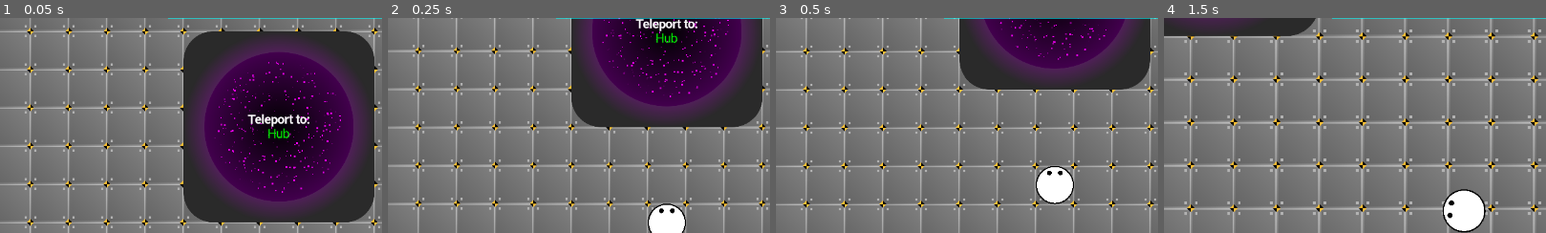
Above: before the commit, frames 1-4 (left to right).
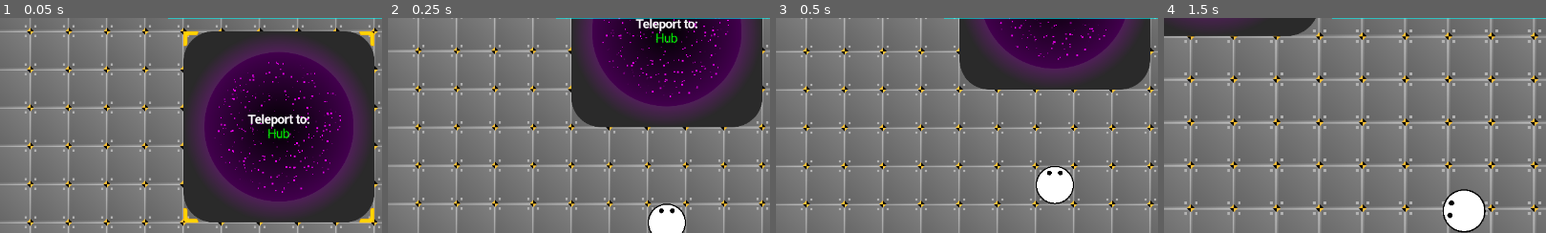
Above: after the commit, the same moments.

Repository: TrueSunGaming/industrial-revolution-2
Game: Godot game, scene res://scenes/main.tscn
Same seed, same stepped clock (60 frames per second), same inputs: the game is played once before the commit and once after it.
Inputs (mouse positions are % of the whole screen's width and height, from its top left):
- Up to frame 1 (0.05 s): no input
- Up to frame 2 (0.25 s): no input
- Up to frame 3 (0.5 s): no input
- Up to frame 4 (1.5 s): move the mouse to (72, 45) at 0.52 s; hold D (right) 0.53-1.28 s; click (72, 45) at 0.6 s; move the mouse to (30, 55) at 1.27 s; hold S (down) from 1.28 s (still down); tap Mouse wheel up (zoomin) at 1.35 s; click (30, 55) at 1.42 s
The pictures show only the part of the screen within x 14-64%, y 14-64%; the shares and areas given below are measured in that part.

The runs differ from the first frame. In frame 1, 0.5% of the frame differs, in the area x 48-98%, y 6-96%; in frame 2, nothing differs; in frame 3, nothing differs; in frame 4, nothing differs.

Commit message:
add hover indicator

Diff:
--- a/global/global.gd
+++ b/global/global.gd
@@ -102,4 +102,39 @@
 	return clamp_deg(a - b)
 
 func center_rotation_displacement(rect: Rect2, deg: float) -> Vector2:
-	return (rect.size.rotated(deg_to_rad(deg)) - rect.size) / 2
+	return rect.get_center().rotated(deg_to_rad(deg)) - rect.get_center()
+
+func rotate_around(point: Vector2, center: Vector2, rad: float) -> Vector2:
+	return center + (point - center).rotated(rad)
+
+func rotated_bounding_box(rect: Rect2, deg: float) -> Rect2:
+	var points := [
+		rect.position,
+		rect.position + Vector2(rect.size.x, 0),
+		rect.position + Vector2(0, rect.size.y),
+		rect.position + rect.size
+	]
+
+	var rotated := points.map(func (v: Vector2): return rotate_around(v, rect.get_center(), deg_to_rad(deg)))
+	var rotated_x := rotated.map(func (v: Vector2): return v.x)
+	var rotated_y := rotated.map(func (v: Vector2): return v.y)
+
+	var top_left := Vector2(rotated_x.min(), rotated_y.min())
+	var bottom_right := Vector2(rotated_x.max(), rotated_y.max())
+
+	return Rect2(top_left, bottom_right - top_left)
+
+func set_hover_indicator_id(id: int) -> void:
+	if not refs.hover_indicator: return
+
+	refs.hover_indicator.instance_id = id
+
+func set_hover_indicator_rect(rect: Rect2) -> void:
+	if not refs.hover_indicator: return
+
+	refs.hover_indicator.rect = rect
+
+func show_hover_indicator(visible := true) -> void:
+	if not refs.hover_indicator: return
+
+	refs.hover_indicator.visible = visible
--- a/global/refs.gd
+++ b/global/refs.gd
@@ -7,6 +7,7 @@
 var main: Main
 var factory: Factory
 var world_container: WorldContainer
+var hover_indicator: HoverIndicator
 
 const preloaded = [
 	preload("res://scenes/factory/tile_sys/tiles/Portal.tres")
--- /dev/null
+++ b/scenes/HoverIndicator.gd
@@ -0,0 +1,37 @@
+class_name HoverIndicator extends Node2D
+
+@export var instance_id := -1:
+	set(val):
+		var instance := TileEntityInstance.get_tile(val)
+
+		visible = instance != null or instance_id < 0
+
+		if val == instance_id: return
+		instance_id = val
+
+		if not instance:
+			if instance_id >= 0:
+				printerr("Failed to focus HoverIndicator on " + str(instance_id) + ": Instance not found")
+			return
+
+		rect = Rect2(instance.render_position, instance.placement_rect.size * refs.world_container.world.tile_size)
+
+@export var rect: Rect2:
+	set(val):
+		if val == rect: return
+		rect = val
+
+		position = val.position
+		tile_size = val.size
+
+var tile_size: Vector2:
+	set(val):
+		if val == tile_size: return
+		tile_size = val
+
+		$TopRight.position.x = val.x
+		$BottomLeft.position.y = val.y
+		$BottomRight.position = val
+
+func _ready() -> void:
+	refs.hover_indicator = self
--- /dev/null
+++ b/scenes/HoverIndicator.tscn
@@ -0,0 +1,104 @@
+[gd_scene load_steps=5 format=3 uid="uid://buai8d8hvtj3i"]
+
+[ext_resource type="Texture2D" uid="uid://dsiltppr5eopd" path="res://scenes/hover_indicator.svg" id="1_w4m64"]
+[ext_resource type="Script" path="res://scenes/HoverIndicator.gd" id="2_km5wh"]
+
+[sub_resource type="Animation" id="Animation_3s1yy"]
+resource_name = "pulse"
+loop_mode = 1
+tracks/0/type = "value"
+tracks/0/imported = false
+tracks/0/enabled = true
+tracks/0/path = NodePath("TopLeft/Sprite2D:offset")
+tracks/0/interp = 1
+tracks/0/loop_wrap = true
+tracks/0/keys = {
+"times": PackedFloat32Array(0, 0.5, 1),
+"transitions": PackedFloat32Array(-2, -2, -2),
+"update": 0,
+"values": [Vector2(0, 0), Vector2(-10, -10), Vector2(0, 0)]
+}
+tracks/1/type = "value"
+tracks/1/imported = false
+tracks/1/enabled = true
+tracks/1/path = NodePath("TopRight/Sprite2D2:offset")
+tracks/1/interp = 1
+tracks/1/loop_wrap = true
+tracks/1/keys = {
+"times": PackedFloat32Array(0, 0.5, 1),
+"transitions": PackedFloat32Array(-2, -2, -2),
+"update": 0,
+"values": [Vector2(0, 0), Vector2(-10, -10), Vector2(0, 0)]
+}
+tracks/2/type = "value"
+tracks/2/imported = false
+tracks/2/enabled = true
+tracks/2/path = NodePath("BottomLeft/Sprite2D3:offset")
+tracks/2/interp = 1
+tracks/2/loop_wrap = true
+tracks/2/keys = {
+"times": PackedFloat32Array(0, 0.5, 1),
+"transitions": PackedFloat32Array(-2, -2, -2),
+"update": 0,
+"values": [Vector2(0, 0), Vector2(-10, -10), Vector2(0, 0)]
+}
+tracks/3/type = "value"
+tracks/3/imported = false
+tracks/3/enabled = true
+tracks/3/path = NodePath("BottomRight/Sprite2D4:offset")
+tracks/3/interp = 1
+tracks/3/loop_wrap = true
+tracks/3/keys = {
+"times": PackedFloat32Array(0, 0.5, 1),
+"transitions": PackedFloat32Array(-2, -2, -2),
+"update": 0,
+"values": [Vector2(0, 0), Vector2(-10, -10), Vector2(0, 0)]
+}
+
+[sub_resource type="AnimationLibrary" id="AnimationLibrary_5vawd"]
+_data = {
+"pulse": SubResource("Animation_3s1yy")
+}
+
+[node name="HoverIndicator" type="Node2D"]
+script = ExtResource("2_km5wh")
+
+[node name="TopLeft" type="Node2D" parent="."]
+
+[node name="Sprite2D" type="Sprite2D" parent="TopLeft"]
+scale = Vector2(0.5, 0.5)
+texture = ExtResource("1_w4m64")
+centered = false
+
+[node name="TopRight" type="Node2D" parent="."]
+position = Vector2(64, 0)
+
+[node name="Sprite2D2" type="Sprite2D" parent="TopRight"]
+rotation = 1.5708
+scale = Vector2(0.5, 0.5)
+texture = ExtResource("1_w4m64")
+centered = false
+
+[node name="BottomLeft" type="Node2D" parent="."]
+position = Vector2(0, 64)
+
+[node name="Sprite2D3" type="Sprite2D" parent="BottomLeft"]
+rotation = -1.5708
+scale = Vector2(0.5, 0.5)
+texture = ExtResource("1_w4m64")
+centered = false
+
+[node name="BottomRight" type="Node2D" parent="."]
+position = Vector2(64, 64)
+
+[node name="Sprite2D4" type="Sprite2D" parent="BottomRight"]
+rotation = 3.14159
+scale = Vector2(0.5, 0.5)
+texture = ExtResource("1_w4m64")
+centered = false
+
+[node name="AnimationPlayer" type="AnimationPlayer" parent="."]
+libraries = {
+"": SubResource("AnimationLibrary_5vawd")
+}
+autoplay = "pulse"
--- a/scenes/factory/WorldContainer.gd
+++ b/scenes/factory/WorldContainer.gd
@@ -6,6 +6,7 @@
 var last_tick: float = -1
 
 func _ready() -> void:
+	refs.world_container = self
 	last_tick = Time.get_unix_time_from_system()
 
 func check_tick() -> void:
@@ -21,6 +22,17 @@
 
 	for i in world.render_buffer: render_tile(i)
 	world.render_buffer = []
+
+	var found_hover := false
+
+	if refs.factory.visible:
+		for i in world.tiles:
+			if i.render_rect.has_point(get_local_mouse_position()):
+				global.set_hover_indicator_id(i.id)
+				found_hover = true
+				break
+
+	if not found_hover: global.show_hover_indicator(false)
 
 func should_free_tile_node(instance: TileEntityInstance) -> bool:
 	if not instance.node_ref: return false
--- a/scenes/factory/tile_sys/TileEntityInstance.gd
+++ b/scenes/factory/tile_sys/TileEntityInstance.gd
@@ -62,6 +62,17 @@
 
 		return world.tile_to_world(position - global.center_rotation_displacement(placement_rect, rotation))
 
+var render_rect: Rect2:
+	get:
+		if not world: return Rect2()
+
+		var rect := global.rotated_bounding_box(placement_rect, rotation)
+
+		return Rect2(
+			world.tile_to_world(rect.position),
+			rect.size * world.tile_size
+		)
+
 func _init() -> void:
 	id = next_id
 	next_id += 1
--- /dev/null
+++ b/scenes/hover_indicator.svg
@@ -0,0 +1,169 @@
+<?xml version="1.0" encoding="UTF-8" standalone="no"?>
+<!-- Created with Inkscape (http://www.inkscape.org/) -->
+
+<svg
+   width="25"
+   height="25"
+   viewBox="0 0 6.6145832 6.6145832"
+   version="1.1"
+   id="svg1"
+   inkscape:version="1.3.2 (091e20e, 2023-11-25, custom)"
+   sodipodi:docname="select.svg"
+   xmlns:inkscape="http://www.inkscape.org/namespaces/inkscape"
+   xmlns:sodipodi="http://sodipodi.sourceforge.net/DTD/sodipodi-0.dtd"
+   xmlns="http://www.w3.org/2000/svg"
+   xmlns:svg="http://www.w3.org/2000/svg">
+  <sodipodi:namedview
+     id="namedview1"
+     pagecolor="#505050"
+     bordercolor="#ffffff"
+     borderopacity="1"
+     inkscape:showpageshadow="0"
+     inkscape:pageopacity="0"
+     inkscape:pagecheckerboard="1"
+     inkscape:deskcolor="#505050"
+     inkscape:document-units="px"
+     inkscape:zoom="22.435241"
+     inkscape:cx="22.642948"
+     inkscape:cy="14.552997"
+     inkscape:window-width="1920"
+     inkscape:window-height="1001"
+     inkscape:window-x="2391"
+     inkscape:window-y="-9"
+     inkscape:window-maximized="1"
+     inkscape:current-layer="layer1" />
+  <defs
+     id="defs1">
+    <inkscape:path-effect
+       effect="fillet_chamfer"
+       id="path-effect17"
+       is_visible="true"
+       lpeversion="1"
+       nodesatellites_param="F,0,0,1,0,2,0,1 @ F,0,0,1,0,0,0,1 @ F,0,0,1,0,0,0,1 @ F,0,0,1,0,0,0,1 @ F,0,0,1,0,0,0,1 @ F,0,0,1,0,1,0,1 @ F,0,0,1,0,0,0,1 @ F,0,0,1,0,0,0,1 @ F,0,0,1,0,0,0,1 @ F,0,0,1,0,0,0,1"
+       radius="0"
+       unit="px"
+       method="auto"
+       mode="F"
+       chamfer_steps="1"
+       flexible="false"
+       use_knot_distance="true"
+       apply_no_radius="true"
+       apply_with_radius="true"
+       only_selected="false"
+       hide_knots="false" />
+    <inkscape:path-effect
+       effect="fillet_chamfer"
+       id="path-effect15"
+       is_visible="true"
+       lpeversion="1"
+       nodesatellites_param="F,0,0,1,0,2,0,1 @ F,0,0,1,0,0,0,1 @ F,0,0,1,0,0,0,1 @ F,0,0,1,0,0,0,1 @ F,0,0,1,0,0,0,1 @ F,0,0,1,0,1,0,1 @ F,0,0,1,0,0,0,1 @ F,0,0,1,0,0,0,1 @ F,0,0,1,0,0,0,1 @ F,0,0,1,0,0,0,1"
+       radius="0"
+       unit="px"
+       method="auto"
+       mode="F"
+       chamfer_steps="1"
+       flexible="false"
+       use_knot_distance="true"
+       apply_no_radius="true"
+       apply_with_radius="true"
+       only_selected="false"
+       hide_knots="false" />
+    <inkscape:path-effect
+       effect="fillet_chamfer"
+       id="path-effect13"
+       is_visible="true"
+       lpeversion="1"
+       nodesatellites_param="F,0,0,1,0,2,0,1 @ F,0,0,1,0,0,0,1 @ F,0,0,1,0,0,0,1 @ F,0,0,1,0,0,0,1 @ F,0,0,1,0,0,0,1 @ F,0,0,1,0,1,0,1 @ F,0,0,1,0,0,0,1 @ F,0,0,1,0,0,0,1 @ F,0,0,1,0,0,0,1 @ F,0,0,1,0,0,0,1"
+       radius="0"
+       unit="px"
+       method="auto"
+       mode="F"
+       chamfer_steps="1"
+       flexible="false"
+       use_knot_distance="true"
+       apply_no_radius="true"
+       apply_with_radius="true"
+       only_selected="false"
+       hide_knots="false" />
+    <inkscape:path-effect
+       effect="fillet_chamfer"
+       id="path-effect8"
+       is_visible="true"
+       lpeversion="1"
+       nodesatellites_param="F,0,0,1,0,2,0,1 @ F,0,0,1,0,0,0,1 @ F,0,0,1,0,0,0,1 @ F,0,0,1,0,0,0,1 @ F,0,0,1,0,0,0,1 @ F,0,0,1,0,1,0,1 @ F,0,0,1,0,0,0,1 @ F,0,0,1,0,0,0,1 @ F,0,0,1,0,0,0,1 @ F,0,0,1,0,0,0,1"
+       radius="0"
+       unit="px"
+       method="auto"
+       mode="F"
+       chamfer_steps="1"
+       flexible="false"
+       use_knot_distance="true"
+       apply_no_radius="true"
+       apply_with_radius="true"
+       only_selected="false"
+       hide_knots="false" />
+    <inkscape:path-effect
+       effect="fillet_chamfer"
+       id="path-effect6"
+       is_visible="true"
+       lpeversion="1"
+       nodesatellites_param="F,0,0,1,0,1,0,1 @ F,0,0,1,0,0,0,1 @ F,0,0,1,0,0,0,1 @ F,0,0,1,0,0,0,1 @ F,0,0,1,0,0,0,1 @ F,0,0,1,0,1,0,1 @ F,0,0,1,0,0,0,1 @ F,0,0,1,0,0,0,1 @ F,0,0,1,0,0,0,1 @ F,0,0,1,0,0,0,1"
+       radius="0"
+       unit="px"
+       method="auto"
+       mode="F"
+       chamfer_steps="1"
+       flexible="false"
+       use_knot_distance="true"
+       apply_no_radius="true"
+       apply_with_radius="true"
+       only_selected="false"
+       hide_knots="false" />
+    <inkscape:path-effect
+       effect="fillet_chamfer"
+       id="path-effect5"
+       is_visible="true"
+       lpeversion="1"
+       nodesatellites_param="F,0,0,1,0,0,0,1 @ F,0,0,1,0,0,0,1 @ F,0,0,1,0,1,0,1 @ F,0,0,1,0,0,0,1"
+       radius="0"
+       unit="px"
+       method="auto"
+       mode="F"
+       chamfer_steps="1"
+       flexible="false"
+       use_knot_distance="true"
+       apply_no_radius="true"
+       apply_with_radius="true"
+       only_selected="false"
+       hide_knots="false" />
+    <inkscape:path-effect
+       effect="fillet_chamfer"
+       id="path-effect3"
+       is_visible="true"
+       lpeversion="1"
+       nodesatellites_param="F,0,0,1,0,0,0,1 @ F,0,0,1,0,0,0,1 @ F,0,0,1,0,1,0,1 @ F,0,0,1,0,0,0,1"
+       radius="0"
+       unit="px"
+       method="auto"
+       mode="F"
+       chamfer_steps="1"
+       flexible="false"
+       use_knot_distance="true"
+       apply_no_radius="true"
+       apply_with_radius="true"
+       only_selected="false"
+       hide_knots="false" />
+  </defs>
+  <g
+     inkscape:label="Layer 1"
+     inkscape:groupmode="layer"
+     id="layer1">
+    <path
+       id="path6"
+       style="fill:#ffd500;fill-opacity:1;stroke:#ffaa00;stroke-width:0.264583;stroke-dasharray:none;stroke-opacity:1"
+       d="M 0,1.5875 V 6.3499999 H 0.58756102 C 1.1397981,6.3499662 1.5874663,5.902298 1.5875,5.3500609 V 2.5875 a 1,1 135 0 1 1,-1 l 2.7625609,0 C 5.902298,1.5874663 6.3499662,1.1397981 6.3499999,0.58756102 V 0 H 1.5875 A 1.5875,1.5875 135 0 0 0,1.5875 Z"
+       inkscape:path-effect="#path-effect8"
+       inkscape:original-d="M 0,0 V 1.5875 6.3499999 H 0.58756102 A 1,1 0 0 0 1.5875,5.3500609 V 1.5875 H 5.3500609 A 1,1 0 0 0 6.3499999,0.58756102 V 0 H 1.5875 Z"
+       transform="translate(0.13229166,0.1322915)" />
+  </g>
+</svg>
--- a/scenes/main.tscn
+++ b/scenes/main.tscn
@@ -1,8 +1,9 @@
-[gd_scene load_steps=6 format=3 uid="uid://1iwpgmnixaco"]
+[gd_scene load_steps=7 format=3 uid="uid://1iwpgmnixaco"]
 
 [ext_resource type="Script" path="res://scenes/Main.gd" id="1_a7d2v"]
 [ext_resource type="PackedScene" uid="uid://dad0j2627f8ti" path="res://scenes/factory/Factory.tscn" id="1_p0vk0"]
 [ext_resource type="PackedScene" uid="uid://cy5ii5asdf0sd" path="res://scenes/player/Player.tscn" id="3_cbato"]
+[ext_resource type="PackedScene" uid="uid://buai8d8hvtj3i" path="res://scenes/HoverIndicator.tscn" id="4_7hnki"]
 [ext_resource type="PackedScene" uid="uid://cp2b6nwd32ctl" path="res://scenes/ui/UI.tscn" id="4_t77ak"]
 [ext_resource type="AudioStream" uid="uid://m84loikx68oo" path="res://global/wind.wav" id="5_d461e"]
 
@@ -18,6 +19,11 @@
 zoom_ratio = 1.15
 zoom_smoothing = 0.8
 
+[node name="HoverIndicatorContainer" type="CanvasLayer" parent="."]
+follow_viewport_enabled = true
+
+[node name="HoverIndicator" parent="HoverIndicatorContainer" instance=ExtResource("4_7hnki")]
+
 [node name="UI" parent="." instance=ExtResource("4_t77ak")]
 
 [node name="AudioStreamPlayer" type="AudioStreamPlayer" parent="."]
--- /dev/null
+++ b/scenes/world/hub/hub.gd
@@ -0,0 +1,21 @@
+extends Node2D
+
+var hovered: Array[Hoverable] = []
+
+enum Hoverable {
+	PORTAL
+}
+
+const hoverable_rects: Dictionary = {
+	Hoverable.PORTAL: Rect2(-160, -160, 320, 320)
+}
+
+func _on_portal_mouse_entered() -> void:
+	if not hovered.has(Hoverable.PORTAL): hovered.push_back(Hoverable.PORTAL)
+
+func _on_portal_mouse_exited() -> void:
+	hovered.erase(Hoverable.PORTAL)
+
+func _process(delta: float) -> void:
+	global.show_hover_indicator(hovered.size() > 0 and hoverable_rects.has(hovered[0]))
+	if hovered.size() > 0: global.set_hover_indicator_rect(hoverable_rects.get(hovered[0]))
--- a/scenes/world/hub/hub.tscn
+++ b/scenes/world/hub/hub.tscn
@@ -1,11 +1,13 @@
-[gd_scene load_steps=5 format=3 uid="uid://cad7nbn12k0bi"]
+[gd_scene load_steps=6 format=3 uid="uid://cad7nbn12k0bi"]
 
 [ext_resource type="Texture2D" uid="uid://dfwt877e4wmvw" path="res://scenes/world/space.svg" id="1_cvfoi"]
+[ext_resource type="Script" path="res://scenes/world/hub/hub.gd" id="1_o6k27"]
 [ext_resource type="Script" path="res://global/ProceduralFloor.gd" id="2_m1iik"]
 [ext_resource type="TileSet" uid="uid://bjsqy4rvuvnxb" path="res://scenes/world/hub/hub_tileset.tres" id="3_ech3l"]
 [ext_resource type="PackedScene" uid="uid://c8t085th8fss0" path="res://scenes/portal.tscn" id="4_p6g4v"]
 
 [node name="Hub" type="Node2D"]
+script = ExtResource("1_o6k27")
 
 [node name="ProceduralFloor" type="Sprite2D" parent="."]
 texture = ExtResource("1_cvfoi")
@@ -24,53 +26,57 @@
 to_factory = true
 destination_name = "Factory"
 
-[node name="StaticBody2D" type="StaticBody2D" parent="."]
+[node name="Boundaries" type="StaticBody2D" parent="."]
+visible = false
 
-[node name="CollisionPolygon2D" type="CollisionPolygon2D" parent="StaticBody2D"]
+[node name="CollisionPolygon2D" type="CollisionPolygon2D" parent="Boundaries"]
 polygon = PackedVector2Array(-1248, -1376, -1184, -1376, -1184, -1312, -1120, -1312, -1120, -1248, -1056, -1248, -1056, …(371 unchanged characters)…
 
-[node name="CollisionPolygon2D2" type="CollisionPolygon2D" parent="StaticBody2D"]
+[node name="CollisionPolygon2D2" type="CollisionPolygon2D" parent="Boundaries"]
 rotation = 1.5708
 polygon = PackedVector2Array(-1248, -1376, -1184, -1376, -1184, -1312, -1120, -1312, -1120, -1248, -1056, -1248, -1056, …(371 unchanged characters)…
 
-[node name="CollisionPolygon2D3" type="CollisionPolygon2D" parent="StaticBody2D"]
+[node name="CollisionPolygon2D3" type="CollisionPolygon2D" parent="Boundaries"]
 rotation = 3.14159
 polygon = PackedVector2Array(-1248, -1376, -1184, -1376, -1184, -1312, -1120, -1312, -1120, -1248, -1056, -1248, -1056, …(371 unchanged characters)…
 
-[node name="CollisionPolygon2D4" type="CollisionPolygon2D" parent="StaticBody2D"]
+[node name="CollisionPolygon2D4" type="CollisionPolygon2D" parent="Boundaries"]
 rotation = -1.5708
 polygon = PackedVector2Array(-1248, -1376, -1184, -1376, -1184, -1312, -1120, -1312, -1120, -1248, -1056, -1248, -1056, …(371 unchanged characters)…
 
-[node name="CollisionPolygon2D5" type="CollisionPolygon2D" parent="StaticBody2D"]
+[node name="CollisionPolygon2D5" type="CollisionPolygon2D" parent="Boundaries"]
 scale = Vector2(-1, 1)
 polygon = PackedVector2Array(-1248, -1376, -1184, -1376, -1184, -1312, -1120, -1312, -1120, -1248, -1056, -1248, -1056, …(371 unchanged characters)…
 
-[node name="CollisionPolygon2D6" type="CollisionPolygon2D" parent="StaticBody2D"]
+[node name="CollisionPolygon2D6" type="CollisionPolygon2D" parent="Boundaries"]
 rotation = 1.5708
 scale = Vector2(-1, 1)
 polygon = PackedVector2Array(-1248, -1376, -1184, -1376, -1184, -1312, -1120, -1312, -1120, -1248, -1056, -1248, -1056, …(371 unchanged characters)…
 
-[node name="CollisionPolygon2D7" type="CollisionPolygon2D" parent="StaticBody2D"]
+[node name="CollisionPolygon2D7" type="CollisionPolygon2D" parent="Boundaries"]
 rotation = 3.14159
 scale = Vector2(-1, 1)
 polygon = PackedVector2Array(-1248, -1376, -1184, -1376, -1184, -1312, -1120, -1312, -1120, -1248, -1056, -1248, -1056, …(371 unchanged characters)…
 
-[node name="CollisionPolygon2D8" type="CollisionPolygon2D" parent="StaticBody2D"]
+[node name="CollisionPolygon2D8" type="CollisionPolygon2D" parent="Boundaries"]
 rotation = -1.5708
 scale = Vector2(-1, 1)
 polygon = PackedVector2Array(-1248, -1376, -1184, -1376, -1184, -1312, -1120, -1312, -1120, -1248, -1056, -1248, -1056, …(371 unchanged characters)…
 
-[node name="CollisionPolygon2D9" type="CollisionPolygon2D" parent="StaticBody2D"]
+[node name="CollisionPolygon2D9" type="CollisionPolygon2D" parent="Boundaries"]
 polygon = PackedVector2Array(-2976, 0, -2976, -160, -2912, -160, -2912, -288, -2848, -288, -2848, -352, -2784, -352, -2 …(969 unchanged characters)…
 
-[node name="CollisionPolygon2D10" type="CollisionPolygon2D" parent="StaticBody2D"]
+[node name="CollisionPolygon2D10" type="CollisionPolygon2D" parent="Boundaries"]
 scale = Vector2(-1, 1)
 polygon = PackedVector2Array(-2976, 0, -2976, -160, -2912, -160, -2912, -288, -2848, -288, -2848, -352, -2784, -352, -2 …(969 unchanged characters)…
 
-[node name="CollisionPolygon2D12" type="CollisionPolygon2D" parent="StaticBody2D"]
+[node name="CollisionPolygon2D12" type="CollisionPolygon2D" parent="Boundaries"]
 scale = Vector2(1, -1)
 polygon = PackedVector2Array(-2976, 0, -2976, -160, -2912, -160, -2912, -288, -2848, -288, -2848, -352, -2784, -352, -2 …(969 unchanged characters)…
 
-[node name="CollisionPolygon2D11" type="CollisionPolygon2D" parent="StaticBody2D"]
+[node name="CollisionPolygon2D11" type="CollisionPolygon2D" parent="Boundaries"]
 scale = Vector2(-1, -1)
 polygon = PackedVector2Array(-2976, 0, -2976, -160, -2912, -160, -2912, -288, -2848, -288, -2848, -352, -2784, -352, -2 …(969 unchanged characters)…
+
+[connection signal="mouse_entered" from="Portal" to="." method="_on_portal_mouse_entered"]
+[connection signal="mouse_exited" from="Portal" to="." method="_on_portal_mouse_exited"]
Not shown, added: scenes/hover_indicator.svg.import
